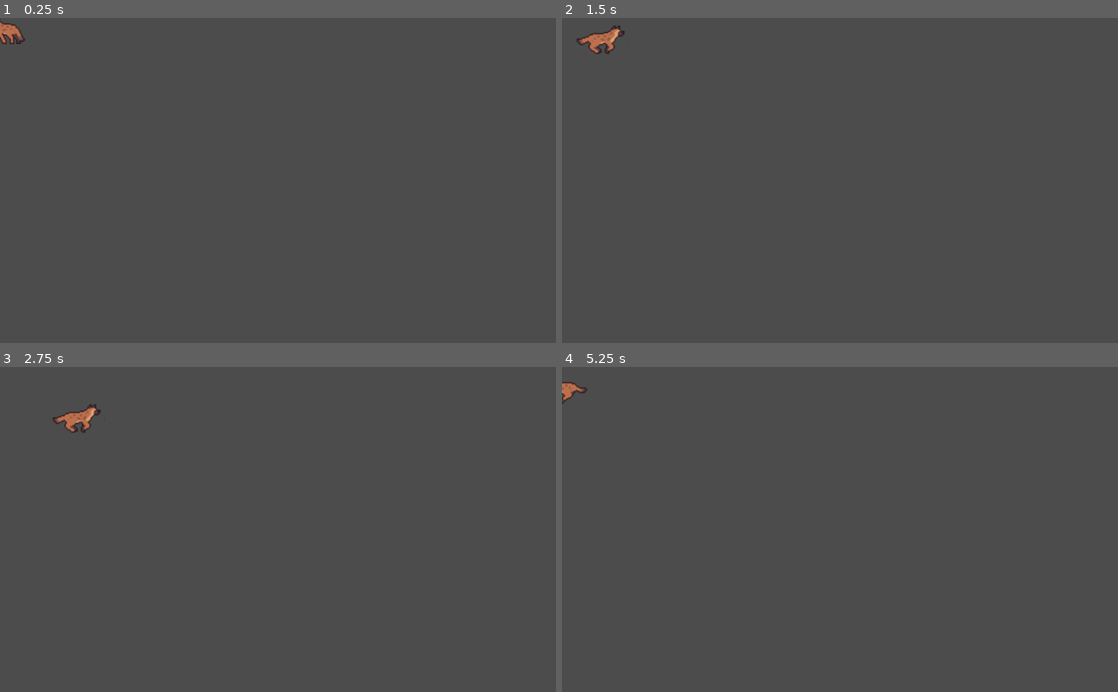
Above: before the commit, frames 1-4 (two rows, left to right).
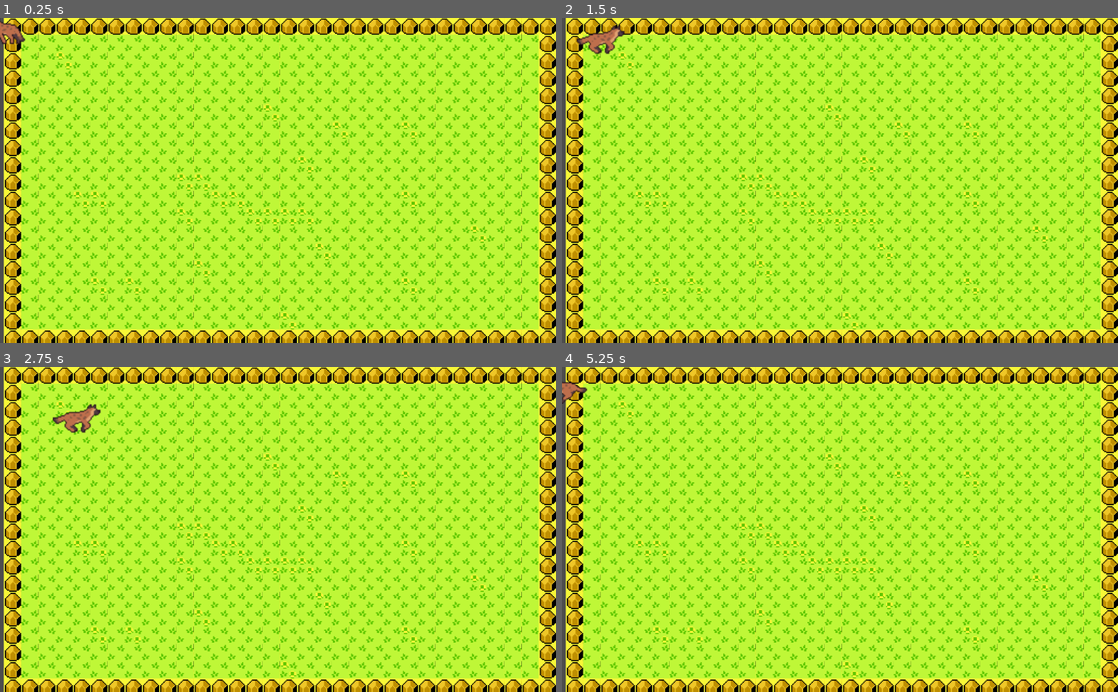
Above: after the commit, the same moments.

Repository: Poissecaille/EcoSimulator
Game: Godot game, scene res://Game.tscn
The game is run twice, just before and just after one commit, with the same random seed, the same clock (stepped at 60 frames per second) and the same inputs. Before the commit the project starts from res://Hyena.tscn.
Inputs:
- Up to frame 1 (0.25 s): no input
- Up to frame 2 (1.5 s): tap Enter at 0.5 s; hold Right (move_right) 0.53-1.28 s; hold Down (move_down) from 1.28 s (still down)
- Up to frame 3 (2.75 s): release Down (move_down) at 2.03 s; hold Right (move_right) from 2.03 s (still down)
- Up to frame 4 (5.25 s): release Right (move_right) at 2.78 s; hold Up (move_up) 2.78-3.53 s; hold Left (move_left) 3.53-5.03 s; hold Down (move_down) from 5.03 s (still down)

The runs differ from the first frame. In frame 1, 99% of the frame differs, in the area x 0-100%, y 0-100%; in frame 2, 99%; in frame 3, 99%; in frame 4, 99%.

Commit message:
hyena animated sprite

Diff:
--- a/GODOT/Game.tscn
+++ b/GODOT/Game.tscn
@@ -1,6 +1,7 @@
-[gd_scene load_steps=3 format=2]
+[gd_scene load_steps=4 format=2]
 
 [ext_resource path="res://terrain.png" type="Texture" id=1]
+[ext_resource path="res://Hyena.tscn" type="PackedScene" id=2]
 
 [sub_resource type="TileSet" id=1]
 0/name = "terrain_atlas"
@@ -37,3 +38,5 @@
 cell_size = Vector2( 32, 32 )
 format = 1
 tile_data = PoolIntArray( 0, 0, 786432, 1, 0, 786432, 2, 0, 786432, 3, 0, 786432, 4, 0, 786432, 5, 0, 786432, 6, 0, 786 …(11385 unchanged characters)…
+
+[node name="Hyena" parent="." instance=ExtResource( 2 )]
--- a/GODOT/Hyena.gd
+++ b/GODOT/Hyena.gd
@@ -33,7 +33,7 @@
 	elif self.is_eating:
 		self.speed=0
 		$HyenaAnimation.animation = "attack"
-		$HyenaAnimation.play()
+		# $HyenaAnimation.play()
 	elif self.is_dying:
 		self.speed=0
 		$HyenaAnimation.animation = "die"
@@ -49,6 +49,7 @@
 		else:
 			$HyenaAnimation.flip_h = false
 	elif velocity.y != 0:
+		$HyenaAnimation.animation = "walk"
 		if velocity.y > 0:
 			$HyenaAnimation.transform.rotated(90)
 		else:
--- a/GODOT/Hyena.tscn
+++ b/GODOT/Hyena.tscn
@@ -148,4 +148,4 @@
 [node name="HyenaAnimation" type="AnimatedSprite" parent="."]
 scale = Vector2( 2, 2 )
 frames = SubResource( 7 )
-animation = "idle"
+animation = "New Anim"
--- a/GODOT/project.godot
+++ b/GODOT/project.godot
@@ -11,7 +11,7 @@
 [application]
 
 config/name="168H"
-run/main_scene="res://Hyena.tscn"
+run/main_scene="res://Game.tscn"
 config/icon="res://icon.png"
 
 [input]
